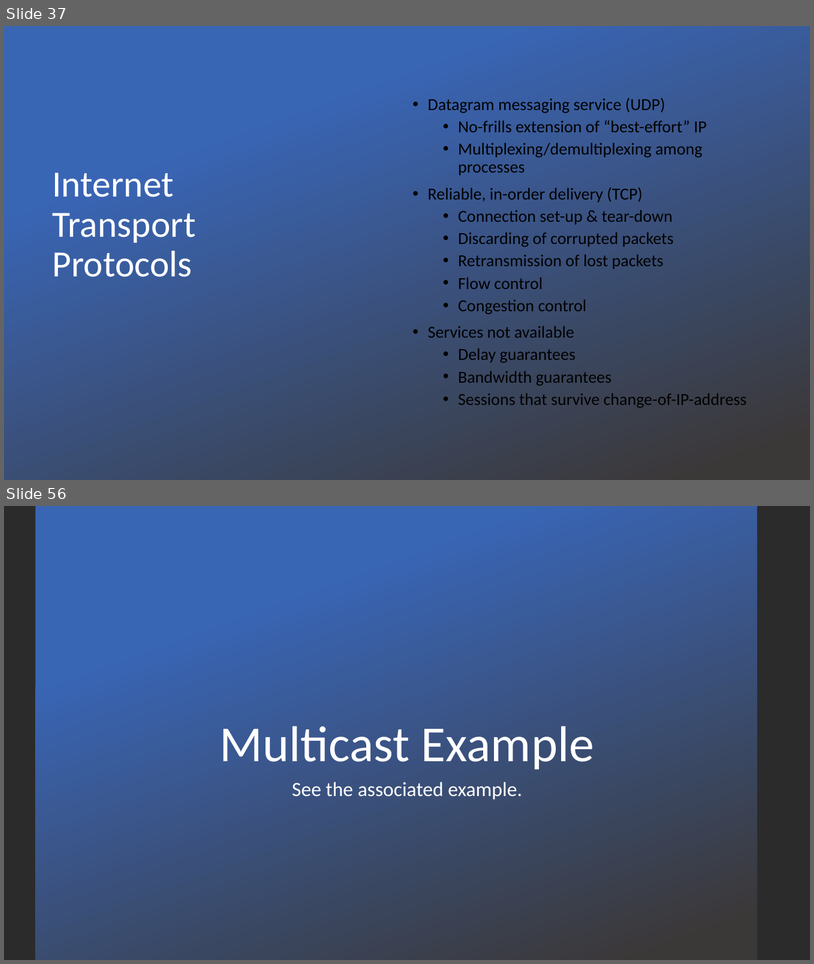
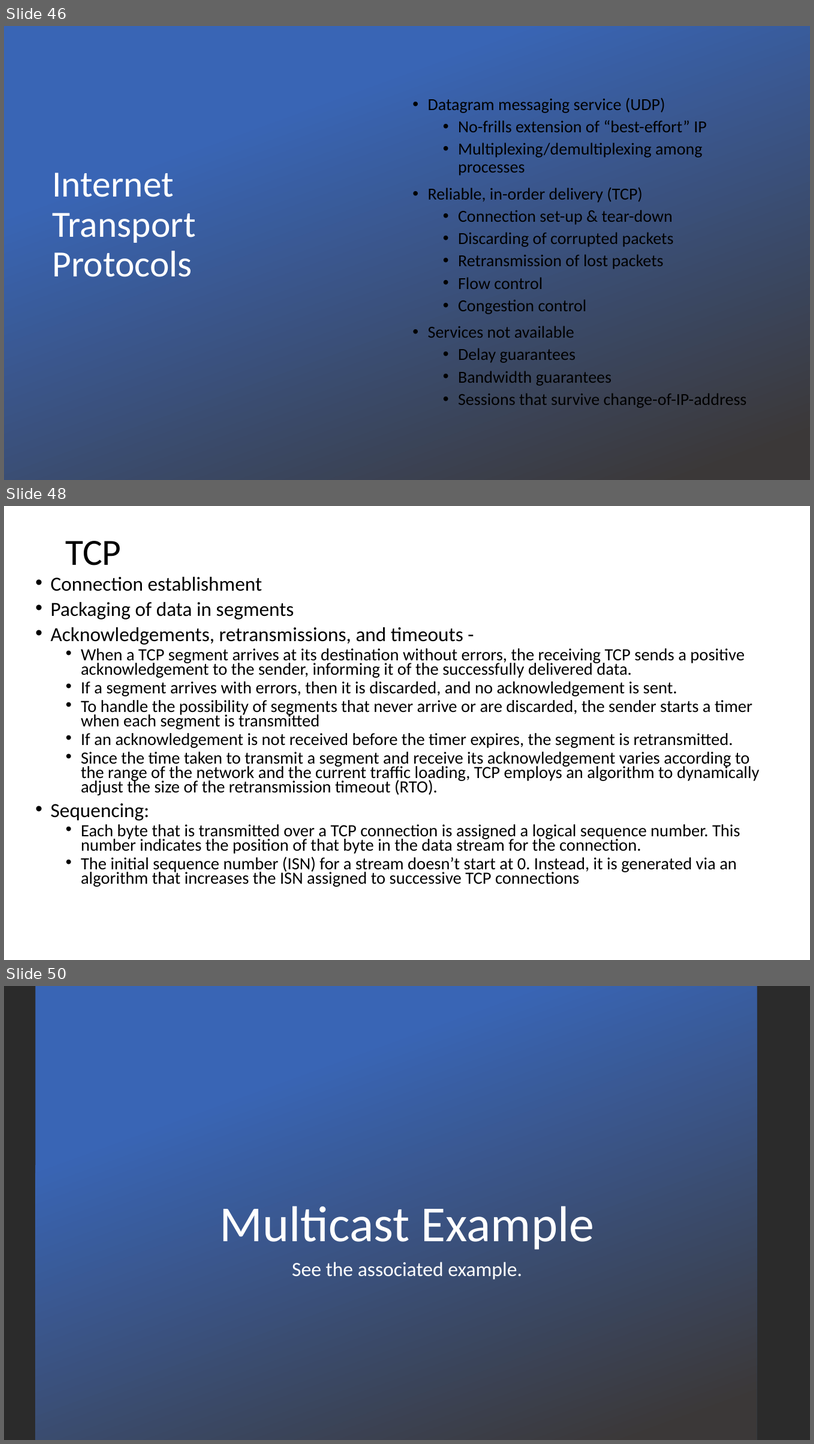
Before and after one commit to vu-resilient-distributed-systems/lectures-fall-2019, a slide deck: Module-1-Networking/Networking.pptx. Shown one above the other, each under a label of ours: slides 37 and 56 before the commit, slides 46, 48 and 50 after it; the slides between them are not shown. The pictures are 814x964 and 814x1444 pixels, drawn with LibreOffice and Linux fonts; fonts in the diff are those of the drawing; background and template pictures are left out; a plain dark background stands for a picture behind light text. Boxes give left, top, right and bottom in pixels: in the first picture for what was removed or moved away, otherwise in the second. Text is boxed around its words. In the diff, an @@ line names an element or a change of style, - is before the commit and + after.

```diff
--- a/Module-1-Networking/Networking.pptx
+++ b/Module-1-Networking/Networking.pptx
@@ slide 48 added at [4,506,810,960], background #FFFFFF @@
@@ title added at [65,541,121,565], 44 pt, text #000000 @@
+TCP
@@ text added at [51,577,759,886], 20.4 pt, text #000000 @@
+• Connection establishment
+• Packaging of data in segments
+• Acknowledgements, retransmissions, and timeouts -
+  • When a TCP segment arrives at its destination without errors, the receiving TCP sends a positive acknowledgement to the sender, informing it of the successfully delivered data.
+  • If a segment arrives with errors, then it is discarded, and no acknowledgement is sent.
+  • To handle the possibility of segments that never arrive or are discarded, the sender starts a timer when each segment is transmitted
+  • If an acknowledgement is not received before the timer expires, the segment is retransmitted.
+  • Since the time taken to transmit a segment and receive its acknowledgement varies according to the range of the network and the current traffic loading, TCP employs an algorithm to dynamically adjust the size of the retransmission timeout (RTO).
+• Sequencing:
+  • Each byte that is transmitted over a TCP connection is assigned a logical sequence number. This number indicates the position of that byte in the data stream for the connection.
+  • The initial sequence number (ISN) for a stream doesn’t start at 0. Instead, it is generated via an algorithm that increases the ISN assigned to successive TCP connections
@@ what was slide 37 is now slide 46 @@
@@ what was slide 56 is now slide 50 @@
```
Also in this commit, not shown: 2 slides changed, 23 other slides added, 30 slides removed.
